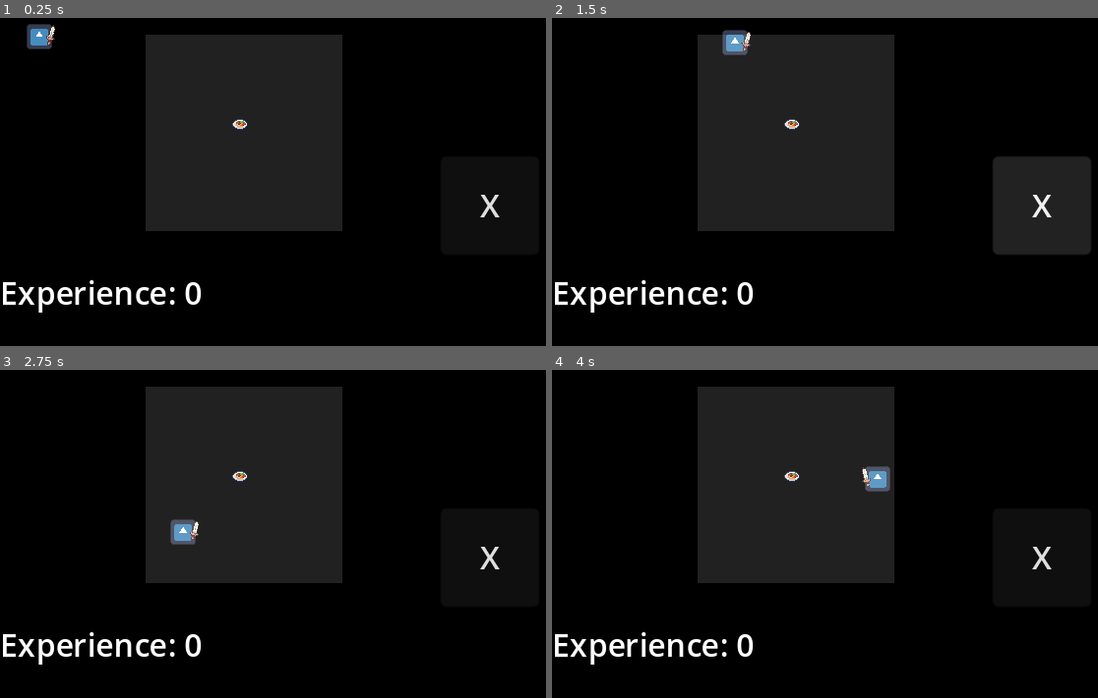
Above: before the commit, frames 1-4 (two rows, left to right).
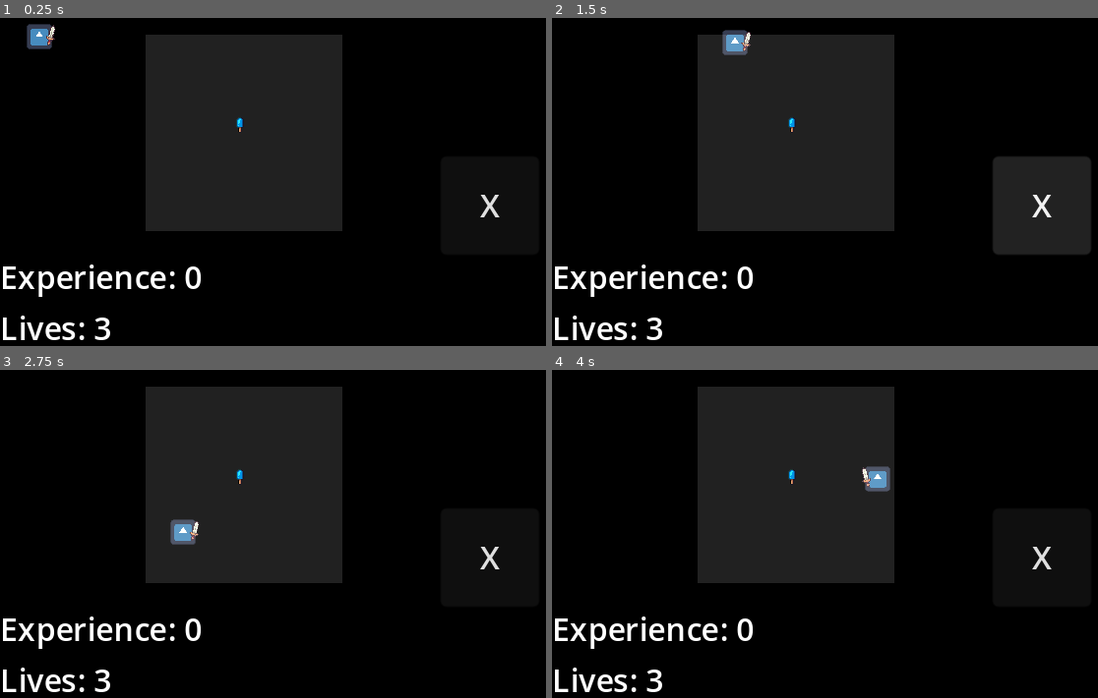
Above: after the commit, the same moments.

Repository: randomnewb/monster-rancher
Game: Godot game, scene res://World/world.tscn
Two runs of this game, one before a commit and one after it. Both use one fixed random seed, a clock stepped at 60 frames per second and the inputs below. The engine's default icon, where the game draws it, is replaced by a stand-in: a white triangle on a blue panel in a dark square.
Inputs (mouse positions are in pixels of both pictures, inside the frame that each line leads up to):
- Up to frame 1 (0.25 s): no input
- Up to frame 2 (1.5 s): tap Enter (ui_accept) at 0.5 s; move the mouse to (1005, 155) at 0.52 s; hold Right (move_right) 0.53-1.25 s; hold Enter (ui_accept) 0.53-1.25 s; click "X" at 1.25 s
- Up to frame 3 (2.75 s): tap Enter (ui_accept) at 2, 2.27, 2.3, 2.57 s; move the mouse to (191, 540) at 2.02 s; hold Down (move_down) from 2.03 s (still down); click (191, 540) at 2.1 s
- Up to frame 4 (4 s): move the mouse to (928, 445) at 2.77 s; release Down (move_down) at 2.78 s; hold Right (move_right) 2.78-3.53 s; hold Enter (ui_accept) 2.78-3.53 s; move the mouse to (835, 596) at 3.52 s; hold Up (move_up) from 3.53 s (still down); click (835, 596) at 3.6 s; tap Enter (ui_accept) at 3.77, 3.8 s

The runs differ from the first frame. In frame 1, 2.5% of the frame differs, in the area x 0-46%, y 30-99%; in frame 2, 2.5%; in frame 3, 2.5%; in frame 4, 2.5%.

Commit message:
setup base difficulty, lives system, change name

Diff:
--- a/Player.gd
+++ b/Player.gd
@@ -15,6 +15,7 @@
 @onready var width = ProjectSettings.get_setting("display/window/size/viewport_width");
 
 signal mini_game_won
+signal failed_mini_game
 
 func _process(delta):
 	if not interacting:
@@ -57,11 +58,16 @@
 		control_progress_scene.position = global_position;
 		#other_instance.signal_that_other_instance_is_emitting.connect(to_the_current_object_probably._on_currentObject_name_of_signal)
 		control_progress_scene.mini_game_completed.connect(self._on_player_mini_game_completed);
+		control_progress_scene.failed_mini_game.connect(self._on_player_failed_mini_game);
 
 func _on_player_mini_game_completed():
 	animation_player.play("swing");
 	await get_tree().create_timer(1.0).timeout;
 	interacting_object.queue_free();
 	mini_game_won.emit();
+	animation_player.play("RESET");
+	await get_tree().create_timer(0.2).timeout;
 	interacting = false;
-	animation_player.play("RESET");
+
+func _on_player_failed_mini_game():
+	failed_mini_game.emit();
--- a/Singletons/Global.gd
+++ b/Singletons/Global.gd
@@ -2,3 +2,4 @@
 
 var difficulty = 1.0;
 var experience = 0.0;
+var lives = 3.0;
--- a/UI/control_progress.gd
+++ b/UI/control_progress.gd
@@ -2,8 +2,8 @@
 
 @export var MAX_PROGRESS_VALUE = 100.0;
 @export var progress_value = 0.0;
-@export var default_stop_value = 320.0;
-@export var default_stop_size = 75.0;
+@export var default_stop_value = 500.0;
+@export var default_stop_size = 250.0;
 @onready var stop_value = default_stop_value;
 
 
@@ -19,12 +19,18 @@
 
 var accept_button_pressed = false;
 
+var reverse_value = false;
+
+var stop_zone_difficulty = (default_stop_size - pow(Global.experience,1.2)); #Difficulty example using Global.experience
+
 signal mini_game_completed
+signal failed_mini_game
 
 func _ready():
 	restart();
 	update_progress_ui();
 	progress_bar.max_value = MAX_PROGRESS_VALUE;
+	progress_bar.size.x = default_stop_value;
 	#other_instance.signal_that_other_instance_is_emitting.connect(to_the_current_object_probably._on_currentObject_name_of_signal)
 	var world = get_tree().current_scene;
 	world.accept_button_pressed.connect(self._on_accept_button_pressed);
@@ -37,7 +43,7 @@
 	set_progress_bar();
 
 func restart():
-	var stop_zone_difficulty = (default_stop_size - (Global.experience * 5)); #Difficulty example using Global.experience
+	reverse_value = false;
 	stop_zone.size.x = stop_zone_difficulty;
 	randomize();
 	progress_value = 0;
@@ -45,10 +51,12 @@
 	stop_zone.position.x = stop_value;
 
 func check_stop_value():
-	var stop_zone_difficulty = (default_stop_size - (Global.experience * 5)); #Difficulty example using Global.experience
 	if (check >= stop_value and check < stop_value + stop_zone_difficulty):
 		mini_game_completed.emit();
 		queue_free()
+		await get_tree().create_timer(0.5).timeout;
+	else:
+		failed_mini_game.emit();
 
 func set_label():
 	label.text = "Progress: %s" % progress_value
@@ -68,9 +76,15 @@
 			check_stop_value();
 
 func progress():
-	progress_value += Global.experience + 1; # Another difficulty example, progress_value increases based on exp
-	if progress_value > MAX_PROGRESS_VALUE:
-		restart();
+	if not reverse_value:
+		progress_value += (1 + Global.experience / 2); # Another difficulty example, progress_value increases based on exp
+	elif reverse_value:
+		progress_value -= abs((1 + Global.experience / 2)); # Another difficulty example, progress_value increases based on exp
+
+	if progress_value > MAX_PROGRESS_VALUE and not reverse_value:
+		reverse_value = true;
+	elif progress_value < 0 and reverse_value:
+		reverse_value = false;
 	update_progress_ui();
 
 func _on_timer_timeout():
--- a/UI/control_progress.tscn
+++ b/UI/control_progress.tscn
@@ -42,7 +42,6 @@
 theme_override_fonts/font = ExtResource("2_0fupe")
 theme_override_styles/background = SubResource("StyleBoxFlat_4uhuu")
 theme_override_styles/fill = SubResource("StyleBoxFlat_7sfm3")
-max_value = 42.0
 step = 1.0
 show_percentage = false
 
--- a/UI/hud.tscn
+++ b/UI/hud.tscn
@@ -11,3 +11,10 @@
 offset_right = 320.0
 offset_bottom = 30.0
 text = "Experience: 0"
+
+[node name="LivesLabel" type="Label" parent="."]
+layout_mode = 0
+offset_top = 26.0
+offset_right = 320.0
+offset_bottom = 56.0
+text = "Lives: 3"
--- a/World/world.gd
+++ b/World/world.gd
@@ -3,6 +3,7 @@
 signal accept_button_pressed;
 
 @onready var spawn_zone = $SpawnZone
+@onready var player = $Player
 
 var INTERACTABLE_SCENE = preload("res://Environment/interactable.tscn")
 
@@ -15,7 +16,7 @@
 
 func get_random_frame(sprite):
 #	print(sprite.hframes * sprite.vframes);
-	return randi_range(0, sprite.hframes * sprite.vframes);
+	return randi_range(0, (sprite.hframes * sprite.vframes) - 1);
 
 func spawn_interactable():
 #	print(get_spawn_position());
@@ -36,9 +37,27 @@
 		experience = Global.experience
 		experience_label.text = "Experience: " + str(Global.experience);
 
+@onready var lives_label = $HUD/LivesLabel
+#@export var success = 0:
+var lives = 3.0:
+	get:
+		return Global.lives
+	set(value):
+		Global.lives = value
+		lives = Global.experience
+		lives_label.text = "Lives: " + str(Global.lives);
+		if Global.lives == 0.0:
+			print("game over");
+			player.queue_free()
+
+
+
 func _on_player_mini_game_won():
 	experience += 1.0;
 	spawn_interactable();
 
+func _on_player_failed_mini_game():
+	lives -= 1.0;
+
 func _on_button_button_down():
 	accept_button_pressed.emit();
--- a/World/world.tscn
+++ b/World/world.tscn
@@ -17,8 +17,8 @@
 position = Vector2(20, 21)
 
 [node name="HUD" parent="." instance=ExtResource("4_8ph8d")]
-offset_top = 140.0
-offset_bottom = 180.0
+offset_top = 132.0
+offset_bottom = 172.0
 
 [node name="OnScreenControls" parent="." instance=ExtResource("5_gwkgc")]
 offset_left = 224.0
@@ -43,6 +43,7 @@
 grow_vertical = 2
 color = Color(1, 1, 1, 0.129412)
 
+[connection signal="failed_mini_game" from="Player" to="." method="_on_player_failed_mini_game"]
 [connection signal="mini_game_won" from="Player" to="." method="_on_player_mini_game_won"]
 [connection signal="button_down" from="OnScreenControls/Button" to="." method="_on_button_button_down"]
 
--- a/project.godot
+++ b/project.godot
@@ -10,7 +10,7 @@
 
 [application]
 
-config/name="Not Monster Rancher"
+config/name="Progress Bar Game"
 run/main_scene="res://World/world.tscn"
 config/features=PackedStringArray("4.1", "GL Compatibility")
 config/icon="res://icon.svg"
Not shown, changed: export_presets.cfg
